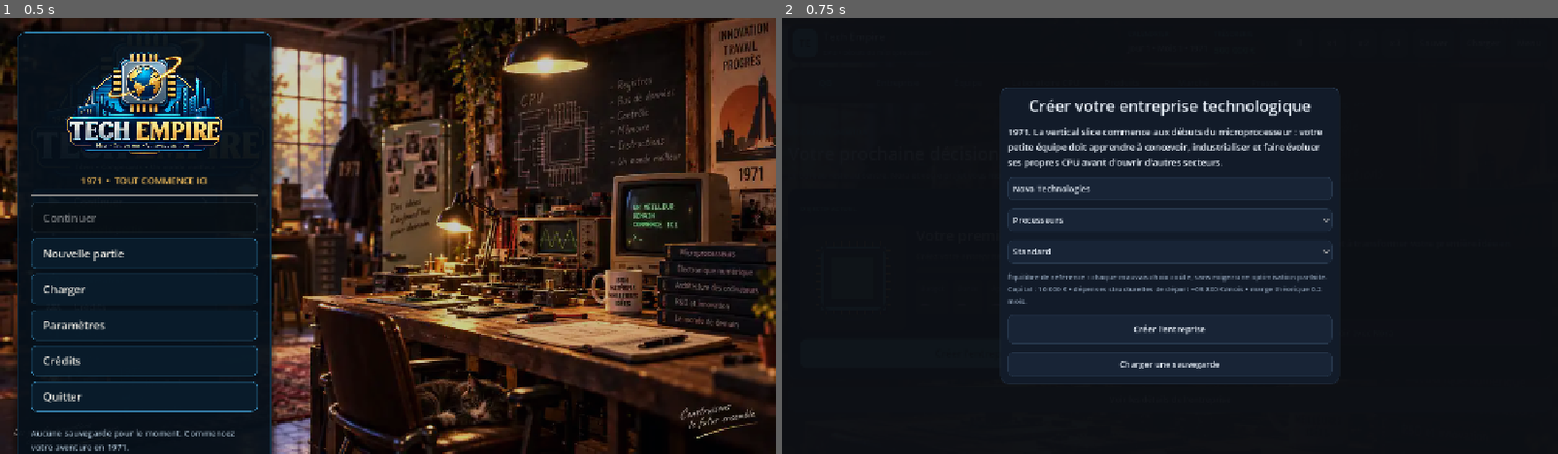
Above: before the commit, frames 1-2 (left to right).
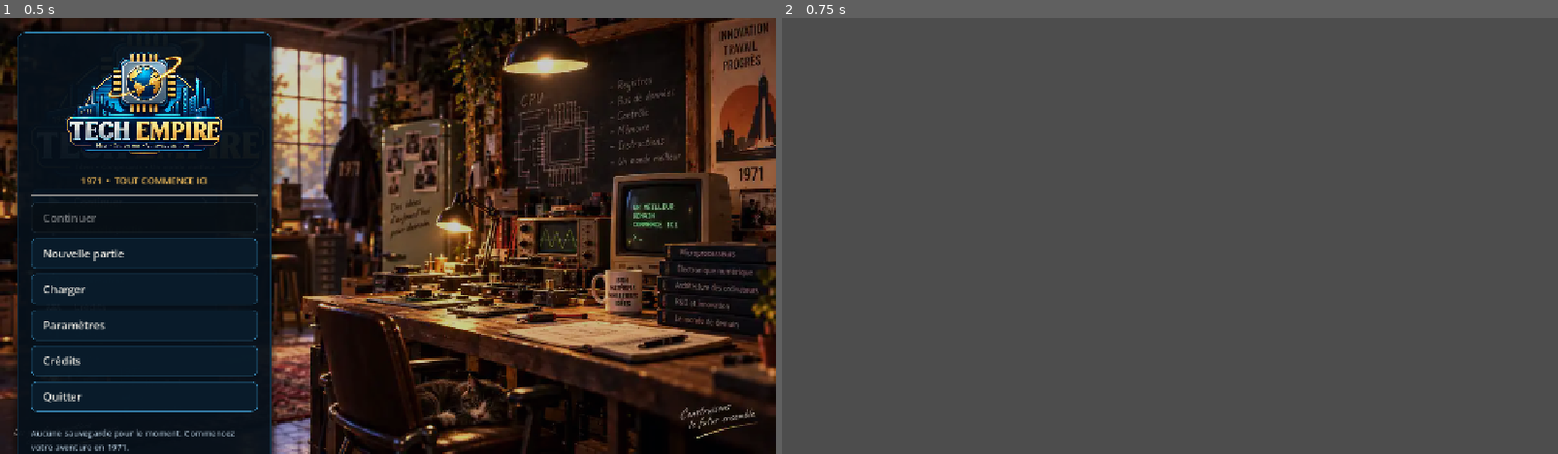
Above: after the commit, the same moments.

Repository: vadorus/addonhardwaregame2d
Game: Godot game, scene res://ui/MainMenuV031.tscn
Two runs of this game, one before a commit and one after it. Both use one fixed random seed, a clock stepped at 60 frames per second and the inputs below.
Inputs:
- Up to frame 1 (0.5 s): no input
- Up to frame 2 (0.75 s): click "Nouvelle partie" at 0.5 s

Frame 1 is identical in both runs. In frame 2, 99% of the frame differs, in the area x 0-100%, y 0-100%.
Error after the commit: Parse Error: Identifier "_on_startup_milestone" not declared in the current scope. (res://main.gd:253)

Commit message:
feat(onboarding): prepare garage intro roadmap and gated CPU lab

Diff:
--- a/main.gd
+++ b/main.gd
@@ -197,6 +197,16 @@
 var dashboard_action_button: Button
 var dashboard_cto_button: Button
 var dashboard_target_tab := 3
+var startup_intro_layer: Control
+var startup_intro_text: Label
+var startup_dashboard_panel: PanelContainer
+var startup_summary_label: Label
+var startup_progress_label: Label
+var startup_contract_select: OptionButton
+var startup_contract_hint: Label
+var startup_action_button: Button
+var startup_roadmap_label: Label
+var lab_startup_roadmap_label: Label
 var _refresh_pending := false
 
 func _ready():
@@ -239,6 +249,8 @@
 	PersonnelManager.staff_changed.connect(_refresh_all)
 	PersonnelManager.candidate_changed.connect(func(_c): _refresh_personnel())
 	ExecutiveManager.executive_changed.connect(_refresh_all)
+	StartupManager.startup_changed.connect(_refresh_all)
+	StartupManager.milestone_unlocked.connect(_on_startup_milestone)
 	ResearchManager.projects_changed.connect(_refresh_all)
 	ResearchManager.generation_proposals_changed.connect(func(_plans): _refresh_generation_plan_options())
 	ResearchManager.phase_report_created.connect(func(_p,_r): _refresh_all())
@@ -397,6 +409,7 @@
 	_create_media_tab()
 	_on_tab_changed(tabs.current_tab)
 	_build_setup_layer()
+	_build_startup_intro_layer()
 	_build_month_layer()
 	_build_game_over_layer()
 	_build_research_event_layer()
@@ -415,7 +428,9 @@
 	heading_copy.add_child(_eyebrow("BUREAU DU FONDATEUR"))
 	var title := _label("Votre prochaine décision", 29)
 	heading_copy.add_child(title)
-	heading_copy.add_child(_muted_label("Le bureau reste au centre. Nora et votre projet vous montrent seulement ce qui mérite votre attention maintenant.", 13))
+	heading_copy.add_child(_muted_label("Commencez petit. Chaque nouveau panneau doit être gagné par votre progression.", 13))
+
+	_build_startup_dashboard(box)
 
 	dashboard_grid = GridContainer.new()
 	dashboard_grid.columns = 2
@@ -791,6 +806,16 @@
 	lab_wizard_status_label.autowrap_mode = TextServer.AUTOWRAP_WORD_SMART
 	box.add_child(lab_wizard_status_label)
 
+	var tech_status_card := _card(Color(0.030, 0.055, 0.085, 0.96), 11, 11)
+	box.add_child(tech_status_card)
+	var tech_status_box := VBoxContainer.new()
+	tech_status_box.add_theme_constant_override("separation", 5)
+	tech_status_card.add_child(tech_status_box)
+	tech_status_box.add_child(_eyebrow("TECHNOLOGIES DISPONIBLES"))
+	lab_startup_roadmap_label = _muted_label("", 12)
+	lab_startup_roadmap_label.autowrap_mode = TextServer.AUTOWRAP_WORD_SMART
+	tech_status_box.add_child(lab_startup_roadmap_label)
+
 	lab_layout_grid = GridContainer.new()
 	lab_layout_grid.columns = 2
 	lab_layout_grid.add_theme_constant_override("h_separation", 12)
@@ -814,7 +839,7 @@
 	_fill_segment_options(rd_segment)
 	_select_meta(rd_segment, MarketManager.default_segment())
 	rd_segment.item_selected.connect(func(_index): _refresh_cpu_preview())
-	_add_labeled_control(configuration_box, "Client cible", rd_segment)
+	_add_labeled_control(configuration_box, "Usage visé du CPU", rd_segment)
 
 	rd_approach = OptionButton.new()
 	_fill_approach_options(rd_approach)
@@ -826,7 +851,7 @@
 	rd_focus.item_selected.connect(func(_index): _refresh_cpu_preview())
 	_add_labeled_control(configuration_box, "Priorité de l'équipe", rd_focus)
 
-	rd_budget = _spin(10000, 250000, 2500, 45000)
+	rd_budget = _spin(5000, 150000, 1000, 8000)
 	rd_budget.value_changed.connect(func(_value): _refresh_cpu_preview())
 	_add_labeled_control(configuration_box, "Budget mensuel développement CPU", rd_budget)
 
